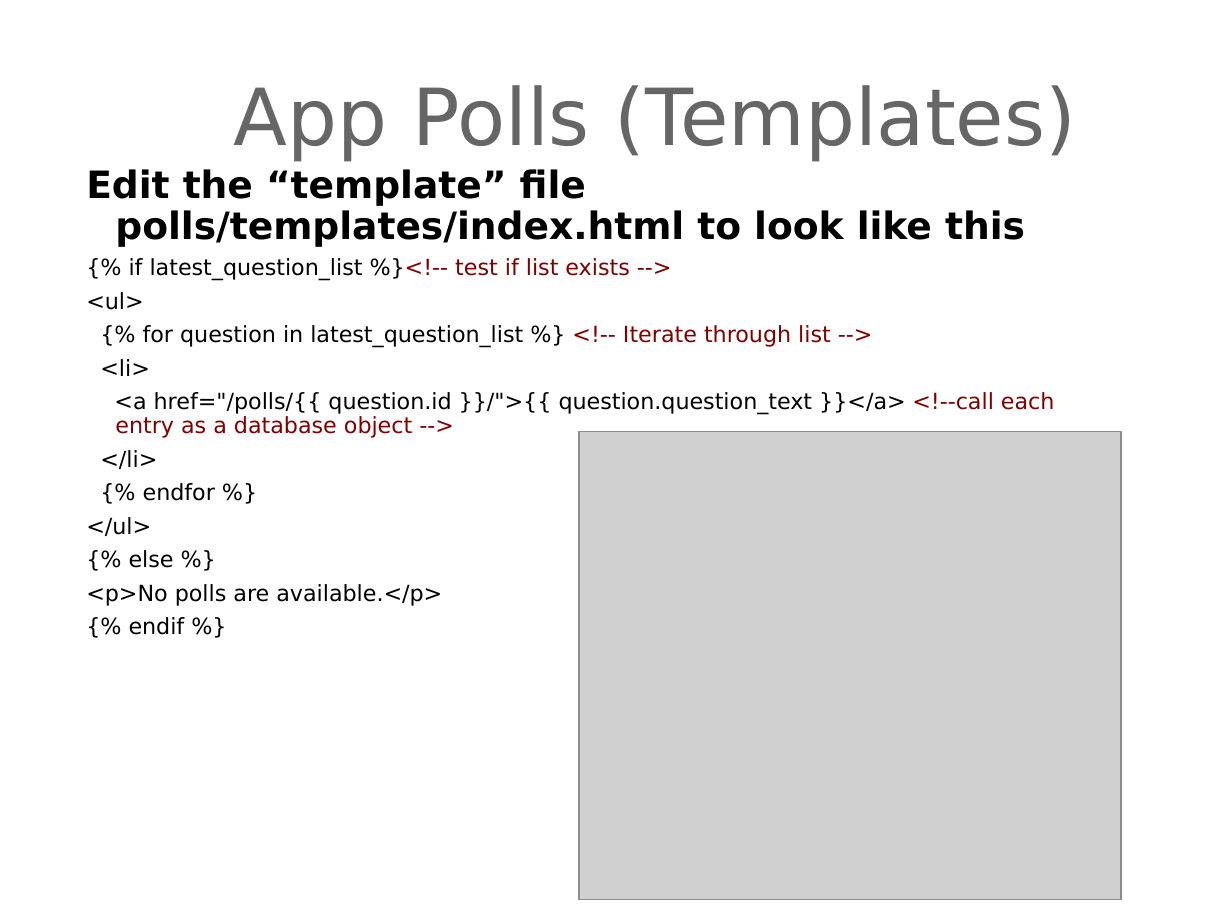
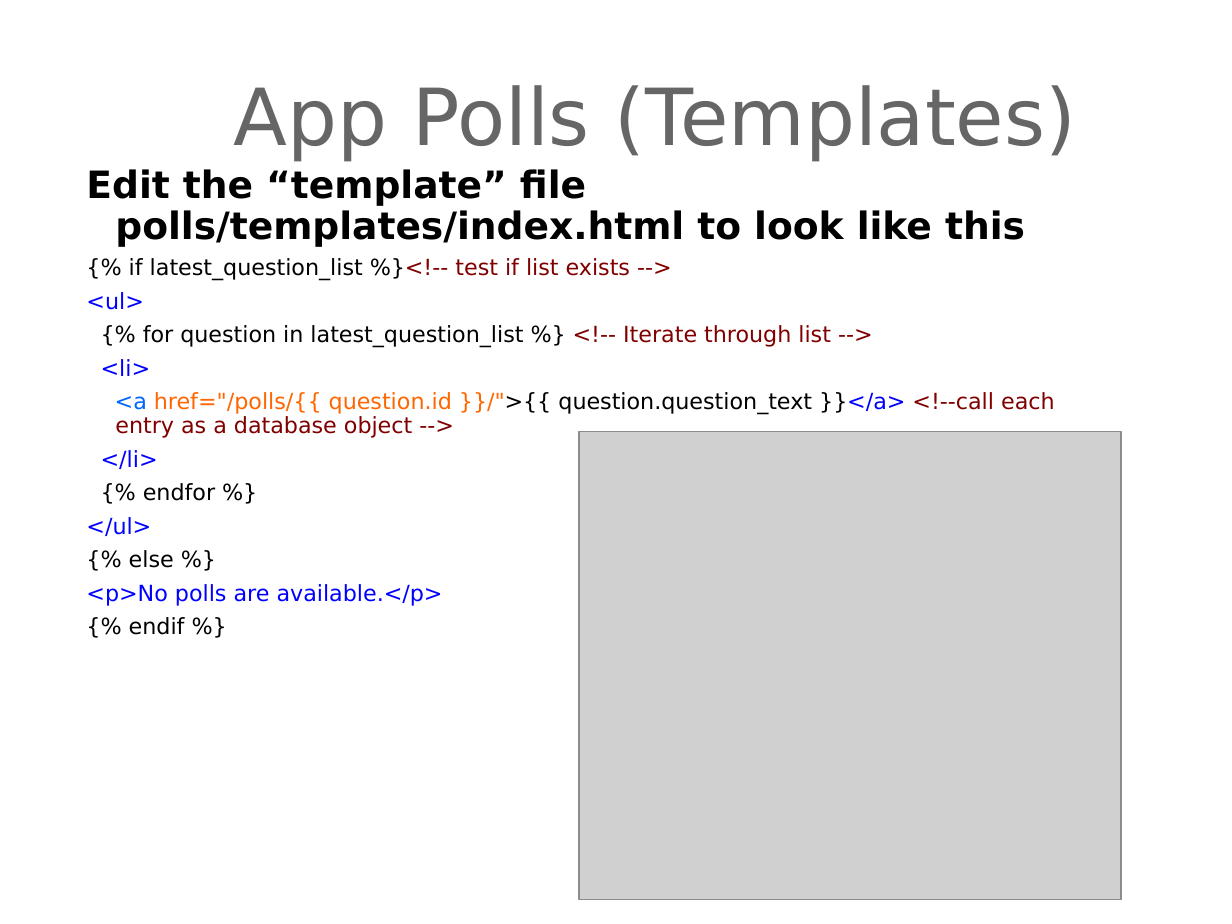
Before and after one commit to derekawilson72/CodeIT-viz-prj, a slide deck: slide 6 of Presentations/djangointroduction-Lesson04.ppt. Drawn at 1232x924 pixels with LibreOffice and Linux fonts; fonts in the diff are those of the drawing; grey boxes stand for pictures; background and template pictures are left out. Boxes give left, top, right and bottom in pixels: in the first picture for what was removed or moved away, otherwise in the second. Text is boxed around its words. In the diff, an @@ line names an element or a change of style, - is before the commit and + after.

```diff
--- a/Presentations/djangointroduction-Lesson04.ppt
+++ b/Presentations/djangointroduction-Lesson04.ppt
@@ text "Edit the “template” file polls/templates/index.html ..." at <box>86,169,1055,635</box>: text colour #000000 to #0000FF in "<ul>", "<li>", "}}</a>", "</li>" and 2 more places; text colour #000000 to #0066FF in "<a"; text colour #000000 to #FF6600 in "href="/polls/{{ question.id }}/">{{"; indent changed @@
```
Also in this commit, not shown: 9 other slides changed, 3 other files.
